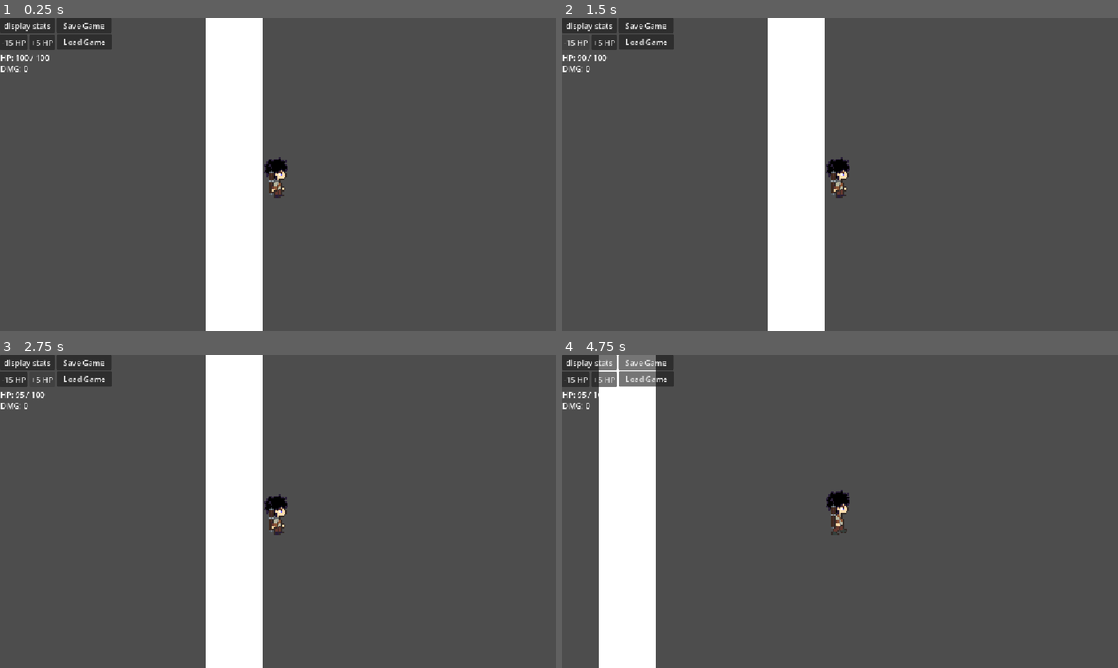
Above: before the commit, frames 1-4 (two rows, left to right).
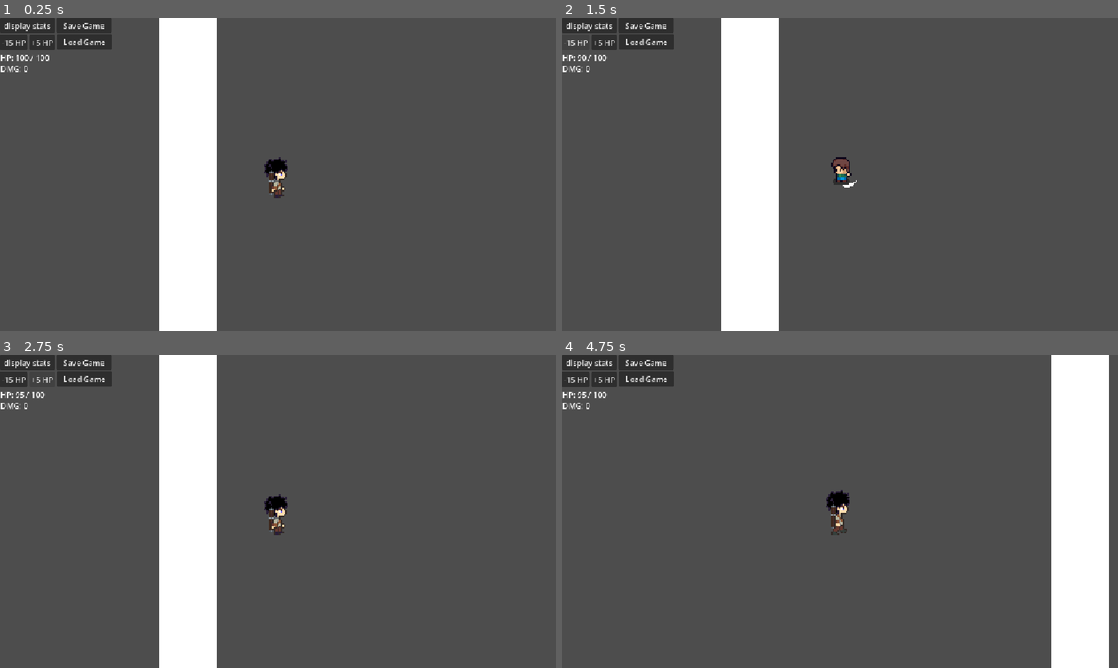
Above: after the commit, the same moments.

Repository: smymrr/Echeos-of-The-Veil
Game: Godot game, scene res://scenes/main.tscn
Two runs of this game, one before a commit and one after it. Both use one fixed random seed, a clock stepped at 60 frames per second and the inputs below.
Inputs (mouse positions are in pixels of both pictures, inside the frame that each line leads up to):
- Up to frame 1 (0.25 s): no input
- Up to frame 2 (1.5 s): click "display stats" at 0.5 s; click "-15 HP" at 1.25 s
- Up to frame 3 (2.75 s): click "+5 HP" at 2 s
- Up to frame 4 (4.75 s): click "Save Game" at 2.75 s; click "Load Game" at 3.5 s; move the mouse to (962, 495) at 4.27 s; hold D (move_right) from 4.28 s (still down); tap Q (dash, bound only after the commit) at 4.35 s; tap Shift (dash, bound only before the commit) at 4.55 s

The runs differ from the first frame. In frame 1, 17% of the frame differs, in the area x 28-48%, y 0-100%; in frame 2, 17%; in frame 3, 17%; in frame 4, 21%, in the area x 6-99%, y 0-100%.

Commit message:
modularized animation application function, added attack animation + sfx

Diff:
--- /dev/null
+++ b/data/player_data.tres
@@ -0,0 +1,3 @@
+[gd_resource type="Resource" format=3 uid="uid://dxu67tnjmg8kx"]
+
+[resource]
--- a/project.godot
+++ b/project.godot
@@ -58,7 +58,7 @@
 }
 dash={
 "deadzone": 0.2,
-"events": [Object(InputEventKey,"resource_local_to_scene":fa …(140 unchanged characters)… d":false,"keycode":0,"physical_keycode":4194325,"key_label":0,"unicode":0,"location":0,"echo":false,"script":null)
+"events": [Object(InputEventKey,"resource_local_to_scene":fa …(140 unchanged characters)… d":false,"keycode":0,"physical_keycode":81,"key_label":0,"unicode":113,"location":0,"echo":false,"script":null)
 ]
 }
 left_click={
--- a/scenes/animation_component.gd
+++ b/scenes/animation_component.gd
@@ -1,11 +1,36 @@
 class_name AnimationComponent
 extends Node
 
-# Called when the node enters the scene tree for the first time.
+@onready var sprite: AnimatedSprite2D = $"../Sprite"
+
 func _ready() -> void:
-	pass # Replace with function body.
+	sprite.animation_finished.connect(_on_animation_finish)
 
+func _on_animation_finish() -> void:
+	print('finish anim: ' + sprite.animation)
+	if "attack" in sprite.animation:
+		sprite.flip_h = false
+		print("finish attack")
 
-# Called every frame. 'delta' is the elapsed time since the previous frame.
-func _process(delta: float) -> void:
-	pass
+func play_animation(prefix: String, direction: Vector2) -> void:
+	var target_anim: String
+
+	# Prioritaskan pergerakan kiri/kanan
+	if abs(direction.x) >= abs(direction.y):
+		if direction.x > 0: # Kalau ke kanan
+			target_anim = prefix + "_right"
+			sprite.flip_h = false
+		else: # Kalau ke kiri
+			if sprite.sprite_frames.has_animation(prefix + "_left"): # Kalau ada animasi khusus untuk ke kiri
+				target_anim = prefix + "_left"
+			else:
+				target_anim = prefix + "_right"
+				sprite.flip_h = direction.x < 0
+	else:
+		if direction.y > 0: # Bawah
+			target_anim = prefix + "_down"
+		else: # Atas
+			target_anim = prefix + "_up"
+
+	if sprite.animation != target_anim or not sprite.is_playing():
+		sprite.play(target_anim)
--- a/scenes/main.tscn
+++ b/scenes/main.tscn
@@ -13,6 +13,7 @@
 [node name="Slime" parent="." unique_id=1521115122 instance=ExtResource("3_sugp2")]
 position = Vector2(387, -232)
 
+[node name="Control" parent="." unique_id=1676327586 instance=ExtResource("4_jyhfs")]
+
 [node name="Player" parent="." unique_id=1987352962 instance=ExtResource("2_0wfyh")]
-
-[node name="Control" parent="." unique_id=1676327586 instance=ExtResource("4_jyhfs")]
+position = Vector2(59, -4)
--- a/scenes/player.tscn
+++ b/scenes/player.tscn
@@ -5,8 +5,10 @@
 [ext_resource type="Script" uid="uid://m6mun0klym4i" path="res://scripts/player/movement_component.gd" id="3_tuyoq"]
 [ext_resource type="Script" uid="uid://dakur280b02qg" path="res://scripts/player/direction_utils.gd" id="4_fjrip"]
 [ext_resource type="Script" uid="uid://drssa6l5fyx2p" path="res://scenes/animation_component.gd" id="4_smehm"]
-[ext_resource type="Texture2D" uid="uid://dyg4yku2u0c6a" path="res://assets/images/player/idle.png" id="5_tuyoq"]
-[ext_resource type="Texture2D" uid="uid://gthkbghc80af" path="res://assets/images/player/walk.png" id="6_fjrip"]
+[ext_resource type="Texture2D" uid="uid://bkumqcm3xp00j" path="res://assets/images/player/idle.png" id="5_tuyoq"]
+[ext_resource type="Texture2D" uid="uid://dx8sar6xpi8v0" path="res://assets/images/player/walk.png" id="6_fjrip"]
+[ext_resource type="Texture2D" uid="uid://u44raa0btfkw" path="res://assets/images/player/complete.png" id="6_smehm"]
+[ext_resource type="AudioStream" uid="uid://hbasqsg2bn3n" path="res://assets/audio/player/attack/sword attack.mp3" id="9_ur7pv"]
 
 [sub_resource type="RectangleShape2D" id="RectangleShape2D_tdg3f"]
 size = Vector2(20, 32)
@@ -14,6 +16,70 @@
 [sub_resource type="RectangleShape2D" id="RectangleShape2D_dtqjt"]
 size = Vector2(30, 40)
 
+[sub_resource type="AtlasTexture" id="AtlasTexture_cs1tg"]
+atlas = ExtResource("6_smehm")
+region = Rect2(0, 192, 32, 32)
+
+[sub_resource type="AtlasTexture" id="AtlasTexture_2dvfe"]
+atlas = ExtResource("6_smehm")
+region = Rect2(32, 192, 32, 32)
+
+[sub_resource type="AtlasTexture" id="AtlasTexture_giy8y"]
+atlas = ExtResource("6_smehm")
+region = Rect2(64, 192, 32, 32)
+
+[sub_resource type="AtlasTexture" id="AtlasTexture_fdfoy"]
+atlas = ExtResource("6_smehm")
+region = Rect2(96, 192, 32, 32)
+
+[sub_resource type="AtlasTexture" id="AtlasTexture_4gjji"]
+atlas = ExtResource("6_smehm")
+region = Rect2(96, 256, 32, 32)
+
+[sub_resource type="AtlasTexture" id="AtlasTexture_u2ulf"]
+atlas = ExtResource("6_smehm")
+region = Rect2(64, 256, 32, 32)
+
+[sub_resource type="AtlasTexture" id="AtlasTexture_6e8lb"]
+atlas = ExtResource("6_smehm")
+region = Rect2(32, 256, 32, 32)
+
+[sub_resource type="AtlasTexture" id="AtlasTexture_2gdjj"]
+atlas = ExtResource("6_smehm")
+region = Rect2(0, 256, 32, 32)
+
+[sub_resource type="AtlasTexture" id="AtlasTexture_hhpqf"]
+atlas = ExtResource("6_smehm")
+region = Rect2(0, 224, 32, 32)
+
+[sub_resource type="AtlasTexture" id="AtlasTexture_g5jhy"]
+atlas = ExtResource("6_smehm")
+region = Rect2(32, 224, 32, 32)
+
+[sub_resource type="AtlasTexture" id="AtlasTexture_holxr"]
+atlas = ExtResource("6_smehm")
+region = Rect2(64, 224, 32, 32)
+
+[sub_resource type="AtlasTexture" id="AtlasTexture_mx1m4"]
+atlas = ExtResource("6_smehm")
+region = Rect2(96, 224, 32, 32)
+
+[sub_resource type="AtlasTexture" id="AtlasTexture_sc3ue"]
+atlas = ExtResource("6_smehm")
+region = Rect2(0, 288, 32, 32)
+
+[sub_resource type="AtlasTexture" id="AtlasTexture_lxlsd"]
+atlas = ExtResource("6_smehm")
+region = Rect2(32, 288, 32, 32)
+
+[sub_resource type="AtlasTexture" id="AtlasTexture_ha2mi"]
+atlas = ExtResource("6_smehm")
+region = Rect2(64, 288, 32, 32)
+
+[sub_resource type="AtlasTexture" id="AtlasTexture_apa73"]
+atlas = ExtResource("6_smehm")
+region = Rect2(96, 288, 32, 32)
+
 [sub_resource type="AtlasTexture" id="AtlasTexture_smehm"]
 atlas = ExtResource("5_tuyoq")
 region = Rect2(0, 0, 32, 32)
@@ -144,6 +210,74 @@
 
 [sub_resource type="SpriteFrames" id="SpriteFrames_r6hca"]
 animations = [{
+"frames": [{
+"duration": 1.0,
+"texture": SubResource("AtlasTexture_cs1tg")
+}, {
+"duration": 1.0,
+"texture": SubResource("AtlasTexture_2dvfe")
+}, {
+"duration": 1.0,
+"texture": SubResource("AtlasTexture_giy8y")
+}, {
+"duration": 1.0,
+"texture": SubResource("AtlasTexture_fdfoy")
+}],
+"loop": 0,
+"name": &"attack_down",
+"speed": 11.0
+}, {
+"frames": [{
+"duration": 1.0,
+"texture": SubResource("AtlasTexture_4gjji")
+}, {
+"duration": 1.0,
+"texture": SubResource("AtlasTexture_u2ulf")
+}, {
+"duration": 1.0,
+"texture": SubResource("AtlasTexture_6e8lb")
+}, {
+"duration": 1.0,
+"texture": SubResource("AtlasTexture_2gdjj")
+}],
+"loop": 1,
+"name": &"attack_left",
+"speed": 11.0
+}, {
+"frames": [{
+"duration": 1.0,
+"texture": SubResource("AtlasTexture_hhpqf")
+}, {
+"duration": 1.0,
+"texture": SubResource("AtlasTexture_g5jhy")
+}, {
+"duration": 1.0,
+"texture": SubResource("AtlasTexture_holxr")
+}, {
+"duration": 1.0,
+"texture": SubResource("AtlasTexture_mx1m4")
+}],
+"loop": 0,
+"name": &"attack_right",
+"speed": 11.0
+}, {
+"frames": [{
+"duration": 1.0,
+"texture": SubResource("AtlasTexture_sc3ue")
+}, {
+"duration": 1.0,
+"texture": SubResource("AtlasTexture_lxlsd")
+}, {
+"duration": 1.0,
+"texture": SubResource("AtlasTexture_ha2mi")
+}, {
+"duration": 1.0,
+"texture": SubResource("AtlasTexture_apa73")
+}],
+"loop": 0,
+"name": &"attack_up",
+"speed": 11.0
+}, {
 "frames": [{
 "duration": 1.0,
 "texture": SubResource("AtlasTexture_smehm")
@@ -288,6 +422,10 @@
 
 [node name="AttackComponent" type="Node" parent="." unique_id=707260039]
 script = ExtResource("2_qlg0r")
+attack_cooldown = null
+attack_duration = null
+damage = null
+attack_visual_alpha = null
 
 [node name="MovementComponent" type="Node" parent="." unique_id=706504208]
 script = ExtResource("3_tuyoq")
@@ -303,7 +441,7 @@
 
 [node name="AttackHitbox" type="Area2D" parent="." unique_id=910346500]
 unique_name_in_owner = true
-position = Vector2(28, 0)
+position = Vector2(19, 0)
 collision_mask = 4
 metadata/_edit_group_ = true
 
@@ -322,5 +460,8 @@
 
 [node name="Sprite" type="AnimatedSprite2D" parent="." unique_id=414947906]
 sprite_frames = SubResource("SpriteFrames_r6hca")
-animation = &"walk_down"
-frame_progress = 0.29242367
+animation = &"attack_right"
+frame = 1
+
+[node name="SwingSword" type="AudioStreamPlayer2D" parent="." unique_id=273571398]
+stream = ExtResource("9_ur7pv")
--- a/scripts/player/attack_component.gd
+++ b/scripts/player/attack_component.gd
@@ -6,8 +6,10 @@
 @export var damage: int = 10
 @export var attack_visual_alpha: float = 0.4
 
+@onready var animation_component: AnimationComponent = $"../AnimationComponent"
 @onready var hitbox: Area2D = %AttackHitbox
 @onready var hitbox_visual: ColorRect = %AttackHitbox/ColorRect
+@onready var swing_sword_sfx: AudioStreamPlayer2D = $"../SwingSword"
 
 var hitbox_offset: Vector2
 var can_attack: bool = true
@@ -29,7 +31,8 @@
 	can_attack = false
 	_already_hit.clear()
 
-	update_hitbox_offset(input_direction)
+	swing_sword_sfx.play()
+	_process_animation_and_hitbox(input_direction)
 	_trigger_attack_animation()
 	_trigger_attack_sfx()
 
@@ -39,19 +42,24 @@
 	hitbox.monitoring = false
 	hitbox_visual.modulate.a = 0.0                    # hide it again
 
-	var remaining := attack_cooldown - attack_duration
+	var remaining := attack_cooldown
 	if remaining > 0:
 		await get_tree().create_timer(remaining).timeout
 	can_attack = true
 
-func update_hitbox_offset(input_direction: Vector2) -> void:
+func _process_animation_and_hitbox(input_direction: Vector2) -> void:
 	var cardinal = DirectionUtils.snap_to_cardinal(input_direction)
 	hitbox.position = cardinal * hitbox_offset.length()
 
+	# Animation
+	animation_component.play_animation("attack", cardinal)
+
+	# Hitbox orientation
 	if cardinal.x != 0:
-		hitbox.rotation = 0
+		hitbox.rotation_degrees = 0
 	else:
-		hitbox.rotation = -90.0
+		hitbox.rotation_degrees = 90.0
+
 
 func _trigger_attack_animation() -> void:
 	pass
@@ -60,7 +68,7 @@
 	pass
 
 func _on_attack_hitbox_body_entered(body: Node2D) -> void:
-	if body in _already_hit:
+	if body in _already_hit or not can_attack:
 		return
 
 	_already_hit.append(body)
--- a/scripts/player/movement_component.gd
+++ b/scripts/player/movement_component.gd
@@ -4,13 +4,11 @@
 # Movement Variables
 @export var speed: float = PlayerData.base_speed
 
-@export var dash_speed: float = 200.0
+@export var dash_speed: float = 900.0
 @export var dash_duration: float = 0.2
 @export var dash_cooldown: float = 2.0
 
-@onready var sprite: AnimatedSprite2D = $"../Sprite"
-
-var last_facing_direction: Vector2 = Vector2.RIGHT
+@onready var animation_component: AnimationComponent = $"../AnimationComponent"
 var body: CharacterBody2D
 
 # States
@@ -30,7 +28,7 @@
 # Dash Mechanism
 func process_dash(input_direction: Vector2) -> void:
 	if Input.is_action_just_pressed("dash") and can_dash:
-		var target_dir = input_direction if input_direction != Vector2.ZERO else last_facing_direction
+		var target_dir = input_direction
 		var dash_velocity = _start_dash(target_dir)
 
 		if dash_velocity != Vector2.ZERO:
@@ -56,21 +54,9 @@
 # Animation Process
 func process_animation(direction: Vector2) -> void:
 	if body.velocity != Vector2.ZERO:
-		_play_animation("walk", direction)
+		animation_component.play_animation("walk", direction)
 	else:
-		_play_animation("idle",  direction)
-
-func _play_animation(prefix: String, direction: Vector2) -> void:
-	if abs(direction.x) >= abs(direction.y):
-		if direction.x > 0:
-			sprite.play(prefix + "_right")
-		else:
-			sprite.play(prefix + "_left")
-	else:
-		if direction.y > 0:
-			sprite.play(prefix + "_down")
-		else:
-			sprite.play(prefix + "_up")
+		animation_component.play_animation("idle",  direction)
 
 # Pergantian states
 func _on_dash_duration_timeout() -> void:
--- a/scripts/player/player.gd
+++ b/scripts/player/player.gd
@@ -36,7 +36,7 @@
 	if attack_component.can_attack:
 		movement_component.process_animation(last_facing_direction)
 
-	movement_component.process_dash(input_direction) # Dash
+	movement_component.process_dash(last_facing_direction) # Dash
 
 # ================================
 # ATTACK
Not shown, added: assets/audio/player/attack/sword attack.mp3.import
Not shown, added: assets/audio/player/walk/stone walk.mp3.import
Binary file added: assets/images/player/attack.png
Not shown, changed: assets/images/player/attack.png.import
Binary file added: assets/images/player/complete.png
Not shown, changed: assets/images/player/complete.png.import
Not shown, changed: assets/images/player/idle.png.import
Binary file removed: assets/images/player/idle_folder/16x32 Idle1.png
Not shown, removed: assets/images/player/idle_folder/16x32 Idle1.png.import
Binary file removed: assets/images/player/idle_folder/16x32 Idle10.png
Not shown, removed: assets/images/player/idle_folder/16x32 Idle10.png.import
Binary file removed: assets/images/player/idle_folder/16x32 Idle11.png
(and 62 more such lines)
